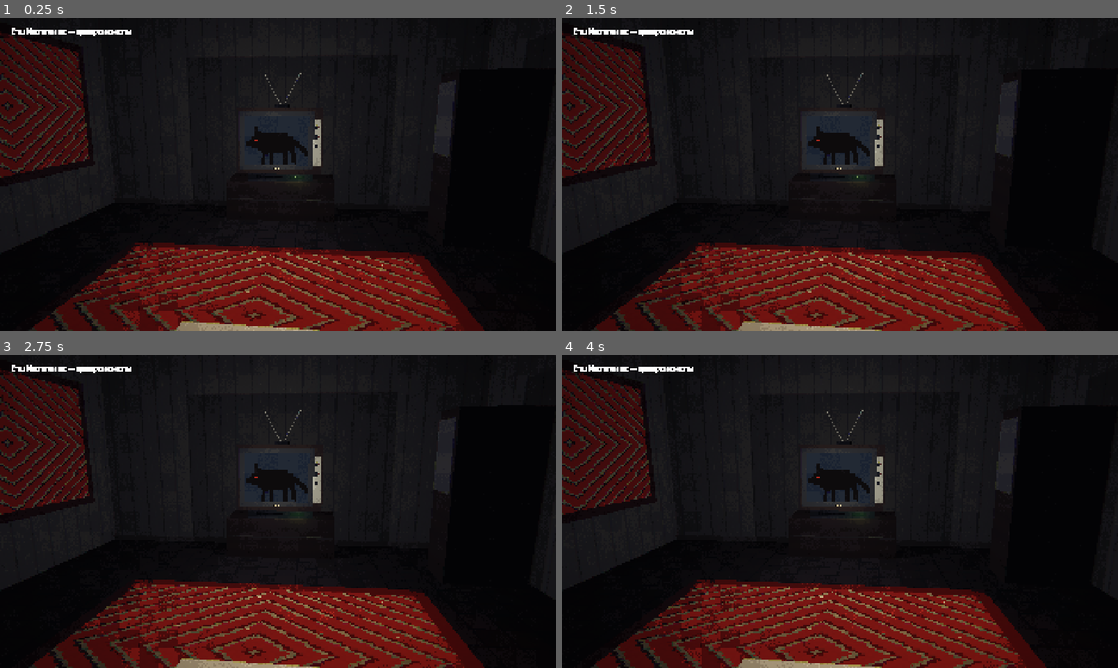
Above: before the commit, frames 1-4 (two rows, left to right).
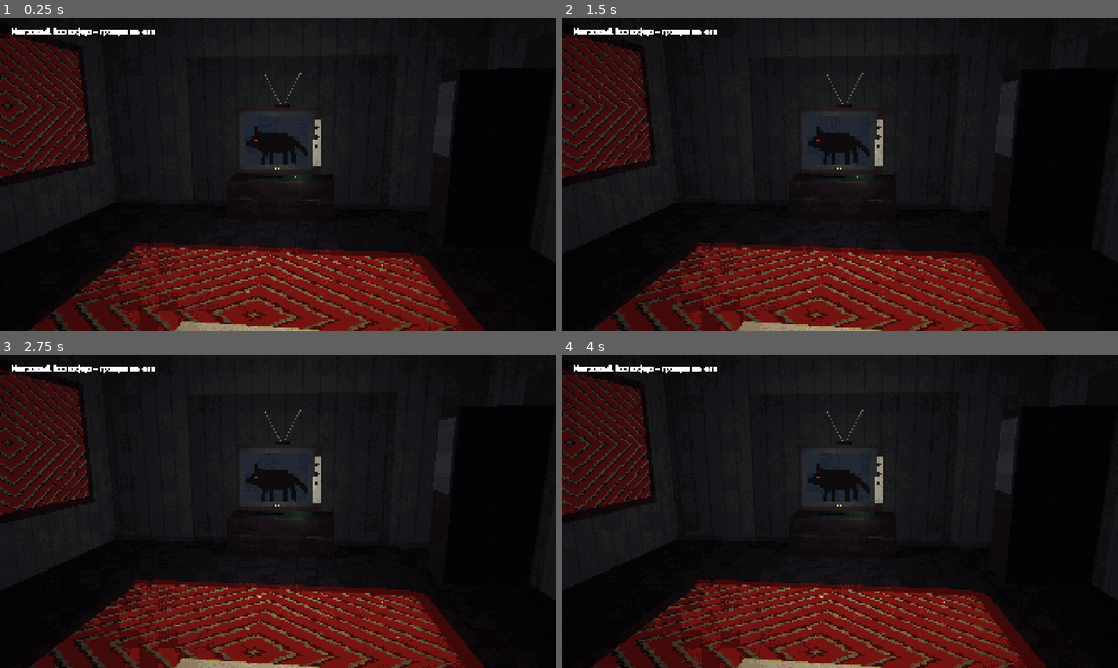
Above: after the commit, the same moments.

Repository: WhiteRabbit2/Inscryption-v-2.0
Game: Godot game, scene res://src/main.tscn
Two runs of this game, one before a commit and one after it. Both use one fixed random seed, a clock stepped at 60 frames per second and the inputs below.
Inputs (mouse positions are in pixels of both pictures, inside the frame that each line leads up to):
- Up to frame 1 (0.25 s): no input
- Up to frame 2 (1.5 s): tap Enter at 0.5 s; move the mouse to (962, 158) at 0.52 s; hold Space (advance) 0.53-1.28 s; click (962, 158) at 0.67 s; move the mouse to (728, 190) at 1.27 s; tap 1 at 1.35 s; click (728, 190) at 1.42 s
- Up to frame 3 (2.75 s): move the mouse to (333, 442) at 2.02 s; tap 7 at 2.1 s; click (333, 442) at 2.17 s
- Up to frame 4 (4 s): move the mouse to (812, 574) at 2.77 s; tap Space (advance) at 2.85 s; click (812, 574) at 2.92 s; move the mouse to (1006, 558) at 3.52 s; tap 1 at 3.6 s; click (1006, 558) at 3.67 s

The runs differ from the first frame. In frame 1, 0.2% of the frame differs, in the area x 2-28%, y 3-6%; in frame 2, 0.2%; in frame 3, 0.2%; in frame 4, 0.2%.

Commit message:
Название «Многоглазый. После эфира», дизайн новой концепции в docs/, облик ведущего
Co-Authored-By: Claude Opus 5.5 <noreply@anthropic.com>
Claude-Session: https://claude.ai/code/session_01W55pJW2qyJYWfBug91jyV4

Diff:
--- a/game/project.godot
+++ b/game/project.godot
@@ -1,12 +1,12 @@
 ; Engine configuration file.
-; Стол Многоглазого — проект Godot 4.7.
+; «Многоглазый. После эфира» — проект Godot 4.7.
 
 config_version=5
 
 [application]
 
-config/name="Стол Многоглазого"
-config/description="Рогалик-декбилдер при свете лампы."
+config/name="Многоглазый. После эфира"
+config/description="Рогалик-декбилдер: ночная передача, бой на экране телевизора, засчитывается только то, куда смотрит ведущий."
 config/version="0.2.0"
 run/main_scene="res://src/main.tscn"
 config/features=PackedStringArray("4.7", "GL Compatibility")
--- a/game/src/main.gd
+++ b/game/src/main.gd
@@ -69,7 +69,7 @@
 			which = a.substr(7)
 	cam.set_view(which, true)
 	var label := Label.new()
-	label.text = "Стол Многоглазого — проверка комнаты"
+	label.text = "Многоглазый. После эфира — проверка комнаты"
 	label.position = Vector2(40, 30)
 	add_child(label)
 
Not shown, changed: CLAUDE.md
Not shown, changed: README.md
Not shown, added: docs/design-after-air.md
